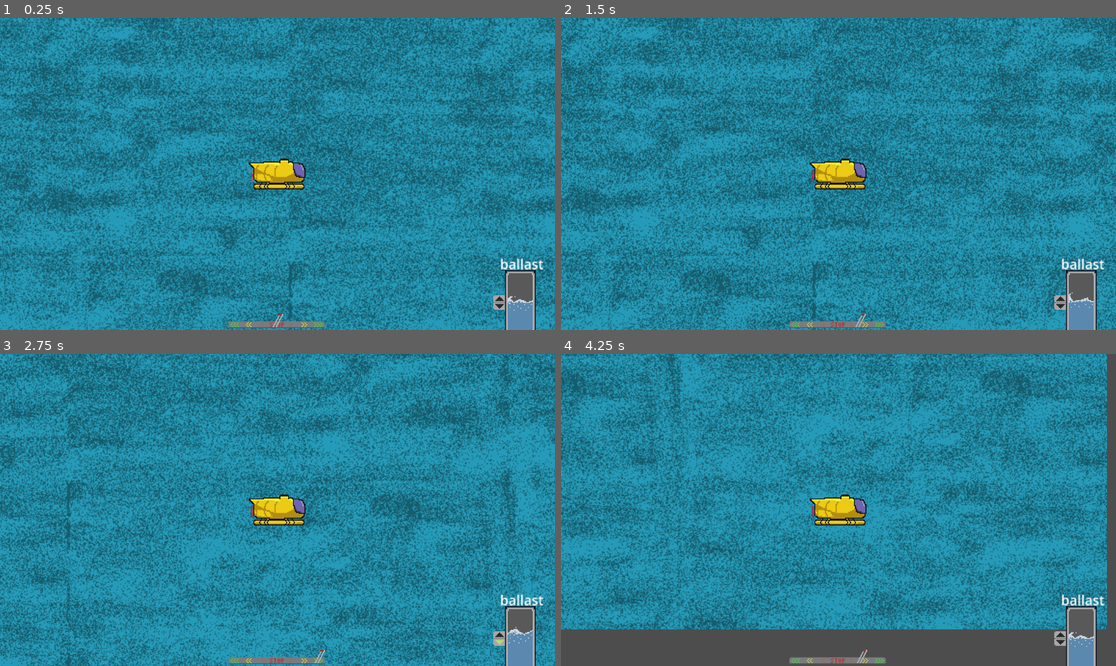
Above: before the commit, frames 1-4 (two rows, left to right).
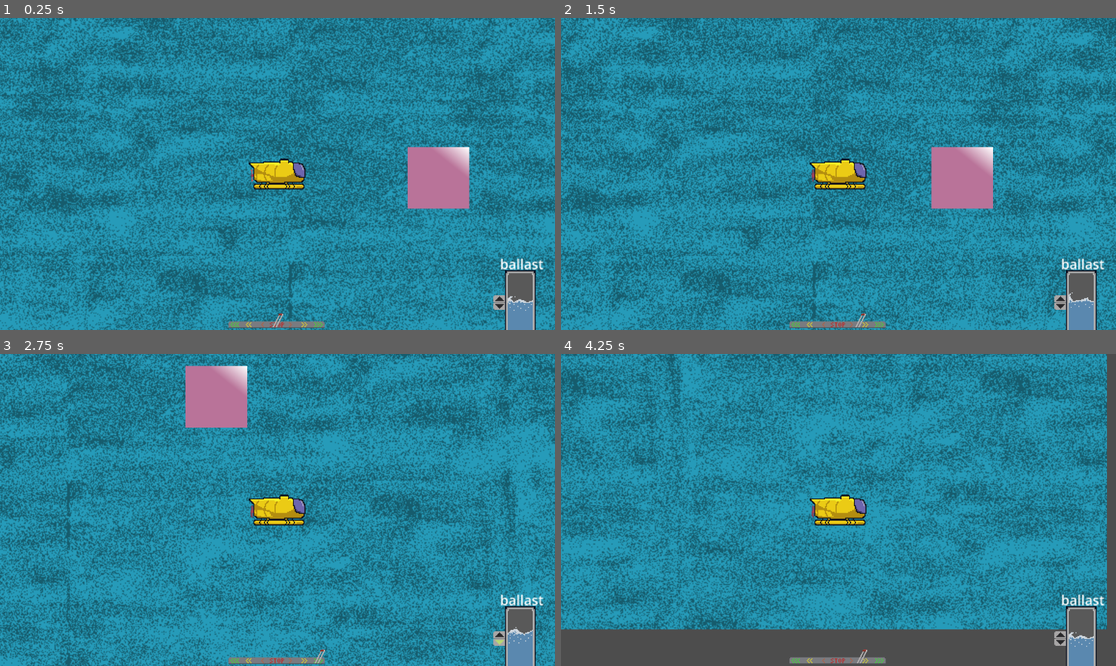
Above: after the commit, the same moments.

Repository: Miljunak/ld57
Game: Godot game, scene res://scenes/playground_scene.tscn
Same seed, same stepped clock (60 frames per second), same inputs: the game is played once before the commit and once after it.
Inputs:
- Up to frame 1 (0.25 s): no input
- Up to frame 2 (1.5 s): hold Right (ui_right) 0.53-1.28 s; tap Space (interact, bound only after the commit) at 0.6, 1.35 s; hold Down (ui_down) from 1.28 s (still down)
- Up to frame 3 (2.75 s): release Down (ui_down) at 2.03 s; hold Right (ui_right) from 2.03 s (still down); tap Space (interact, bound only after the commit) at 2.1 s
- Up to frame 4 (4.25 s): release Right (ui_right) at 2.78 s; hold Up (ui_up) 2.78-3.53 s; tap Space (interact, bound only after the commit) at 2.85, 3.6 s; hold Left (ui_left) from 3.53 s (still down)

The runs differ from the first frame. In frame 1, 2.2% of the frame differs, in the area x 73-85%, y 41-62%; in frame 2, 2.2%, in the area x 45-78%, y 41-62%; in frame 3, 2.2%; in frame 4, less than 0.1%.

Commit message:
Added upgrade system

Diff:
--- /dev/null
+++ b/bazunia/bazunia.gd
@@ -0,0 +1,67 @@
+extends Node2D
+
+var player_in_zone := false
+@onready
+var my_ui = $baza_gui  # Or get_node("MyUI") if different path
+@onready
+var keyHint = $keyHint  # Or get_node("MyUI") if different path
+
+var money = 500;
+
+func set_moneys(val: int) -> void:
+	if val != money:
+		money = val
+		$baza_gui/Control/Upgrades/moneysDisplayer.text =  "$ %d"%[money]
+
+
+func _ready():
+	my_ui.visible = false
+	$baza_gui/Control/Upgrades/moneysDisplayer.text = "$ %d"%[money]
+	$baza_gui/Control/Upgrades/engine/upgradeProgress.max_value = len(engine_upgrades)
+	$baza_gui/Control/Upgrades/throtle_speed/upgradeProgress.max_value = len(throtel_upgrades)
+
+func _on_area_entered(body: Node2D) -> void:
+	if body.name == "Submariner":
+		player_in_zone = true
+		my_ui.visible = false
+		keyHint.visible = true
+		playerRef = body as Submariner
+
+func _on_area_exited(body: Node2D) -> void:
+	if body.name == "Submariner":
+		player_in_zone = false
+		my_ui.visible = false
+		keyHint.visible = false
+
+var playerRef : Submariner = null
+
+func _process(delta):
+	if player_in_zone and Input.is_action_just_pressed("interact"):
+		my_ui.visible = !my_ui.visible
+var engine_upgrades = [{"maxSpeedBonus":1,"cost":100},
+					   {"maxSpeedBonus":1,"cost":200},
+					   {"maxSpeedBonus":1,"cost":300},
+					   {"maxSpeedBonus":1,"cost":400}]
+var currentEngine = 0
+func _on_engine_upgrade() -> void:
+	var upgrade_cost = engine_upgrades[currentEngine]["cost"]
+	if money > upgrade_cost:
+		playerRef.engineUpgradeMaxSpeed += engine_upgrades[currentEngine]["maxSpeedBonus"]
+		currentEngine+=1
+		set_moneys(money-upgrade_cost)
+		$baza_gui/Control/Upgrades/engine/upgradeProgress.value+=1
+
+#Upgrade zmieniajacy jak szybko mozna ta dzwignie przyspieszenia przesunac
+var throtel_upgrades = [{"throtel_change_bonus":.2,"cost":100},
+					   {"throtel_change_bonus":.1,"cost":200},
+					   {"throtel_change_bonus":.1,"cost":300},
+					   {"throtel_change_bonus":.1,"cost":400}]
+var currentThrotel = 0
+
+func _on_throtel_speed() -> void:
+	var upgrade_cost = throtel_upgrades[currentThrotel]["cost"]
+	if money > upgrade_cost:
+		playerRef.throtelChangeSpeedBonus += throtel_upgrades[currentThrotel]["throtel_change_bonus"]
+		currentThrotel+=1
+		set_moneys(money-upgrade_cost)
+		$baza_gui/Control/Upgrades/throtle_speed/upgradeProgress.value+=1
--- /dev/null
+++ b/bazunia/bazunia.tscn
@@ -0,0 +1,165 @@
+[gd_scene load_steps=7 format=3 uid="uid://prwkmgih00pp"]
+
+[ext_resource type="Script" uid="uid://cuighw3s7lp2r" path="res://bazunia/bazunia.gd" id="1_t0pju"]
+[ext_resource type="Texture2D" uid="uid://m5snyu36ktfb" path="res://assets/ui/space_ico.png" id="2_infe6"]
+[ext_resource type="Theme" uid="uid://bjy2d8mupfxbd" path="res://components/ui_theme.tres" id="3_t104p"]
+
+[sub_resource type="RectangleShape2D" id="RectangleShape2D_infe6"]
+size = Vector2(102, 100)
+
+[sub_resource type="Gradient" id="Gradient_infe6"]
+colors = PackedColorArray(0.727675, 0.452969, 0.600146, 1, 1, 1, 1, 1)
+
+[sub_resource type="GradientTexture2D" id="GradientTexture2D_t104p"]
+gradient = SubResource("Gradient_infe6")
+fill_from = Vector2(0.747863, 0.316239)
+
+[node name="bazunia" type="Node2D"]
+script = ExtResource("1_t0pju")
+
+[node name="keyHint" type="Sprite2D" parent="."]
+visible = false
+texture_filter = 1
+position = Vector2(0, -43)
+texture = ExtResource("2_infe6")
+
+[node name="Area2D" type="Area2D" parent="."]
+
+[node name="CollisionShape2D" type="CollisionShape2D" parent="Area2D"]
+shape = SubResource("RectangleShape2D_infe6")
+
+[node name="baza_gui" type="CanvasLayer" parent="."]
+
+[node name="Control" type="Control" parent="baza_gui"]
+texture_filter = 1
+layout_mode = 3
+anchors_preset = 0
+offset_right = 1152.0
+offset_bottom = 648.0
+theme = ExtResource("3_t104p")
+
+[node name="Upgrades" type="Panel" parent="baza_gui/Control"]
+texture_filter = 1
+layout_mode = 0
+offset_left = 278.0
+offset_top = 30.0
+offset_right = 884.0
+offset_bottom = 550.0
+
+[node name="moneysDisplayer" type="Label" parent="baza_gui/Control/Upgrades"]
+layout_mode = 0
+offset_left = 485.0
+offset_top = 8.0
+offset_right = 596.0
+offset_bottom = 43.0
+
+[node name="Label" type="Label" parent="baza_gui/Control/Upgrades"]
+layout_mode = 0
+offset_left = 9.0
+offset_top = 12.0
+offset_right = 185.0
+offset_bottom = 35.0
+text = "CAVE BAZE"
+
+[node name="throtle_speed" type="Control" parent="baza_gui/Control/Upgrades"]
+layout_mode = 3
+anchors_preset = 0
+offset_left = 22.0
+offset_top = 146.0
+offset_right = 225.0
+offset_bottom = 228.0
+
+[node name="Panel" type="Panel" parent="baza_gui/Control/Upgrades/throtle_speed"]
+layout_mode = 0
+offset_left = -3.0
+offset_top = -4.0
+offset_right = 179.0
+offset_bottom = 53.0
+
+[node name="Label2" type="Label" parent="baza_gui/Control/Upgrades/throtle_speed"]
+offset_left = -2.0
+offset_top = -26.0
+offset_right = 174.0
+offset_bottom = -3.0
+text = "throttle change speed:"
+
+[node name="Button" type="Button" parent="baza_gui/Control/Upgrades/throtle_speed"]
+layout_mode = 0
+offset_left = 80.0
+offset_top = 19.0
+offset_right = 174.0
+offset_bottom = 50.0
+text = "upgrade"
+
+[node name="price" type="Label" parent="baza_gui/Control/Upgrades/throtle_speed"]
+layout_mode = 0
+offset_left = 1.0
+offset_top = 18.0
+offset_right = 79.0
+offset_bottom = 49.0
+text = "0 $"
+horizontal_alignment = 1
+vertical_alignment = 1
+
+[node name="upgradeProgress" type="ProgressBar" parent="baza_gui/Control/Upgrades/throtle_speed"]
+layout_mode = 0
+offset_top = -2.0
+offset_right = 175.0
+offset_bottom = 18.0
+step = 1.0
+show_percentage = false
+
+[node name="engine" type="Control" parent="baza_gui/Control/Upgrades"]
+anchors_preset = 0
+offset_left = 26.0
+offset_top = 62.0
+offset_right = 229.0
+offset_bottom = 144.0
+
+[node name="Panel" type="Panel" parent="baza_gui/Control/Upgrades/engine"]
+layout_mode = 0
+offset_left = -3.0
+offset_top = -4.0
+offset_right = 179.0
+offset_bottom = 53.0
+
+[node name="Label2" type="Label" parent="baza_gui/Control/Upgrades/engine"]
+offset_left = -2.0
+offset_top = -26.0
+offset_right = 174.0
+offset_bottom = -3.0
+text = "engine:"
+
+[node name="Button" type="Button" parent="baza_gui/Control/Upgrades/engine"]
+layout_mode = 0
+offset_left = 80.0
+offset_top = 19.0
+offset_right = 174.0
+offset_bottom = 50.0
+text = "upgrade"
+
+[node name="price" type="Label" parent="baza_gui/Control/Upgrades/engine"]
+layout_mode = 0
+offset_left = 1.0
+offset_top = 18.0
+offset_right = 79.0
+offset_bottom = 49.0
+text = "0 $"
+horizontal_alignment = 1
+vertical_alignment = 1
+
+[node name="upgradeProgress" type="ProgressBar" parent="baza_gui/Control/Upgrades/engine"]
+layout_mode = 0
+offset_top = -2.0
+offset_right = 175.0
+offset_bottom = 18.0
+step = 1.0
+show_percentage = false
+
+[node name="Sprite2D" type="Sprite2D" parent="."]
+texture = SubResource("GradientTexture2D_t104p")
+
+[connection signal="body_entered" from="Area2D" to="." method="_on_area_entered"]
+[connection signal="body_exited" from="Area2D" to="." method="_on_area_exited"]
+[connection signal="pressed" from="baza_gui/Control/Upgrades/throtle_speed/Button" to="." method="_on_throtel_speed"]
+[connection signal="pressed" from="baza_gui/Control/Upgrades/engine/Button" to="." method="_on_engine_upgrade"]
--- /dev/null
+++ b/components/ui_theme.tres
@@ -0,0 +1,11 @@
+[gd_resource type="Theme" load_steps=3 format=3 uid="uid://bjy2d8mupfxbd"]
+
+[sub_resource type="StyleBoxFlat" id="StyleBoxFlat_ypg3l"]
+bg_color = Color(0.261352, 0.0473899, 0.0594648, 1)
+
+[sub_resource type="StyleBoxFlat" id="StyleBoxFlat_pr4mh"]
+bg_color = Color(0.533701, 0.659145, 0, 1)
+
+[resource]
+ProgressBar/styles/background = SubResource("StyleBoxFlat_ypg3l")
+ProgressBar/styles/fill = SubResource("StyleBoxFlat_pr4mh")
--- a/project.godot
+++ b/project.godot
@@ -15,6 +15,14 @@
 config/features=PackedStringArray("4.4", "GL Compatibility")
 config/icon="res://icon.svg"
 
+[input]
+
+interact={
+"deadzone": 0.2,
+"events": [Object(InputEventKey,"resource_local_to_scene":false,"resource_name":"","device":-1,"window_id":0,"alt_pressed":false,"shift_pressed":false,"ctrl_pressed":false,"meta_pressed":false,"pressed":false,"keycode":0,"physical_keycode":32,"key_label":0,"unicode":32,"location":0,"echo":false,"script":null)
+]
+}
+
 [rendering]
 
 renderer/rendering_method="gl_compatibility"
--- a/scenes/playground_scene.tscn
+++ b/scenes/playground_scene.tscn
@@ -1,7 +1,8 @@
-[gd_scene load_steps=3 format=3 uid="uid://i8fdn5mjpqg4"]
+[gd_scene load_steps=4 format=3 uid="uid://i8fdn5mjpqg4"]
 
 [ext_resource type="Texture2D" uid="uid://dwi41pj75q7t" path="res://tempbackground.png" id="1_64foh"]
 [ext_resource type="PackedScene" uid="uid://dtn0he7lbljg0" path="res://submarine/Submarine.tscn" id="1_jpd4k"]
+[ext_resource type="PackedScene" uid="uid://prwkmgih00pp" path="res://bazunia/bazunia.tscn" id="3_ybuwm"]
 
 [node name="PlaygroundScene" type="Node2D"]
 
@@ -9,6 +10,9 @@
 position = Vector2(7, 71)
 texture = ExtResource("1_64foh")
 
-[node name="CharacterBody2D" parent="." instance=ExtResource("1_jpd4k")]
+[node name="Submariner" parent="." instance=ExtResource("1_jpd4k")]
 position = Vector2(-1, 0)
 WATER_RESISTANCE = 2
+
+[node name="bazunia" parent="." instance=ExtResource("3_ybuwm")]
+position = Vector2(165, 4)
--- a/submarine/Submarine.tscn
+++ b/submarine/Submarine.tscn
@@ -15,7 +15,7 @@
 [sub_resource type="LabelSettings" id="LabelSettings_fcveb"]
 font_size = 14
 
-[node name="CharacterBody2D" type="CharacterBody2D"]
+[node name="Submarine" type="CharacterBody2D"]
 script = ExtResource("1_w62jf")
 
 [node name="CollisionShape2D" type="CollisionShape2D" parent="."]
@@ -27,8 +27,7 @@
 position = Vector2(-3, 0)
 sprite_frames = ExtResource("2_s87fy")
 animation = &"running"
-frame = 4
-frame_progress = 0.887269
+frame_progress = 0.998005
 
 [node name="Camera2D" type="Camera2D" parent="."]
 position = Vector2(-1, 0)
--- a/submarine/spriteFrames.tres
+++ b/submarine/spriteFrames.tres
@@ -54,5 +54,5 @@
 }],
 "loop": true,
 "name": &"running",
-"speed": 50.0
+"speed": 41.0
 }]
--- a/submarine/submarine.gd
+++ b/submarine/submarine.gd
@@ -1,4 +1,5 @@
 extends CharacterBody2D
+class_name Submariner
 
 
 @export
@@ -23,16 +24,19 @@
 @export
 var MAX_DESCENT = 150
 
+var engineUpgradeMaxSpeed = 1
+var throtelChangeSpeedBonus = 0
+
 const BUYANCY_CLAMP= 20
 const ui_control_eps = 1
 
 func _physics_process(delta: float) -> void:
 	var direction := Input.get_axis("ui_left", "ui_right")
 	if direction:
-		propulsion += direction * PROPULSION_CHANGE_SPEED
+		propulsion += direction * (PROPULSION_CHANGE_SPEED +throtelChangeSpeedBonus)
 	var clampedProp = clamp_propulsion()
 	set_lever_pos(propulsion)
-	velocity.x += ( (clampedProp* SPEED) - (WATER_RESISTANCE*velocity.x)) * delta
+	velocity.x += ( (clampedProp* SPEED *engineUpgradeMaxSpeed) - (WATER_RESISTANCE*velocity.x)) * delta
 
 	var verticalDirection := Input.get_axis("ui_up", "ui_down")
 	if verticalDirection:
Binary file added: assets/ui/space.ico
Binary file added: assets/ui/space_ico.png
Not shown, added: assets/ui/space_ico.png.import
Not shown, added: bazunia/bazunia.gd.uid
